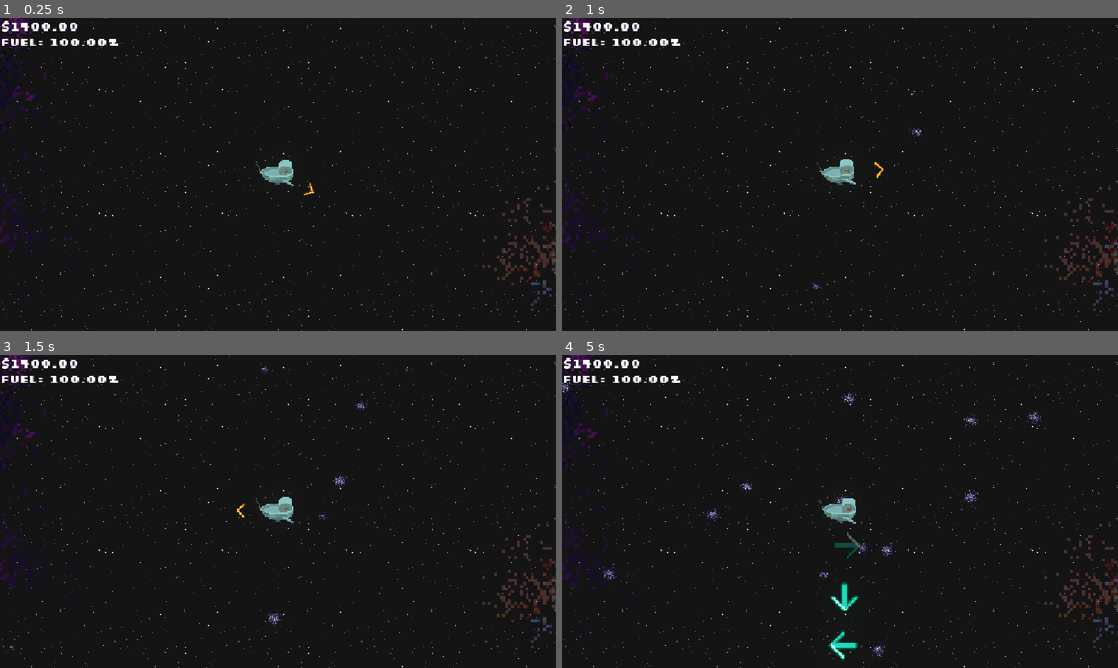
Above: before the commit, frames 1-4 (two rows, left to right).
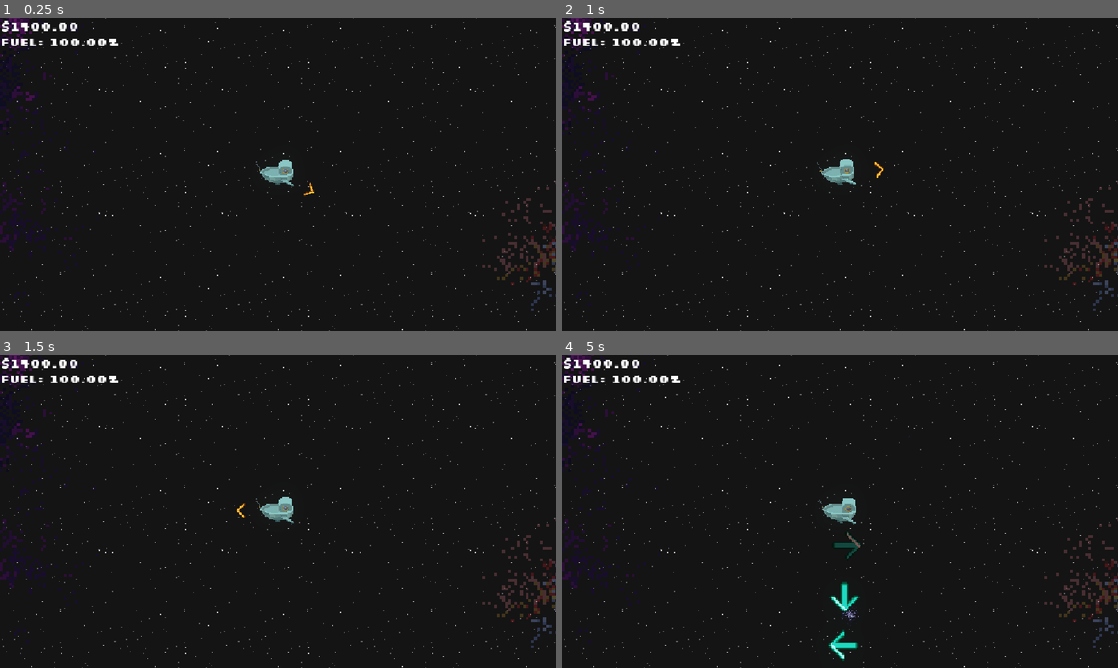
Above: after the commit, the same moments.

Repository: DudeNamedDarcy/CosmicJam2026
Game: Godot game, scene res://Scenes/game_scene.tscn
Two runs of this game, one before a commit and one after it. Both use one fixed random seed, a clock stepped at 60 frames per second and the inputs below. Sound files missing from this copy of the repository are replaced by a short silence.
Inputs (mouse positions are in pixels of both pictures, inside the frame that each line leads up to):
- Up to frame 1 (0.25 s): no input
- Up to frame 2 (1 s): move the mouse to (962, 158) at 0.52 s; press the mouse at (962, 158) at 0.53 s; hold Right (ComboRight) from 0.53 s (still down)
- Up to frame 3 (1.5 s): release Right (ComboRight) at 1.25 s; release the mouse at (400, 495) at 1.25 s; drag from (166, 527) to (344, 477) at 1.27 s
- Up to frame 4 (5 s): move the mouse to (895, 442) at 2.02 s; hold Right (ComboRight) 2.03-2.75 s; tap E (interact) at 2.1 s; drag from (812, 574) to (934, 383) at 2.77 s; move the mouse to (1006, 558) at 3.52 s; hold Left (ComboLeft) 3.53-4.25 s; tap G (dialogue_next) at 3.6 s; drag from (673, 464) to (840, 480) at 4.27 s

Frame 1 is identical in both runs. In frame 2, less than 0.1% of the frame differs, in the area x 44-66%, y 24-89%; in frame 3, 0.2%; in frame 4, 0.7%, in the area x 0-87%, y 0-98%.

Commit message:
Huuuuguggugugugugug

Diff:
--- a/Scenes/game_scene.tscn
+++ b/Scenes/game_scene.tscn
@@ -179,7 +179,7 @@
 maxFishInLevel = 1000
 
 [node name="Spawn Timer" type="Timer" parent="Fish Spawner" unique_id=1446234030]
-wait_time = 0.004
+wait_time = 0.1
 
 [node name="SpawnableArea" type="Polygon2D" parent="." unique_id=1898762879]
 visible = false
